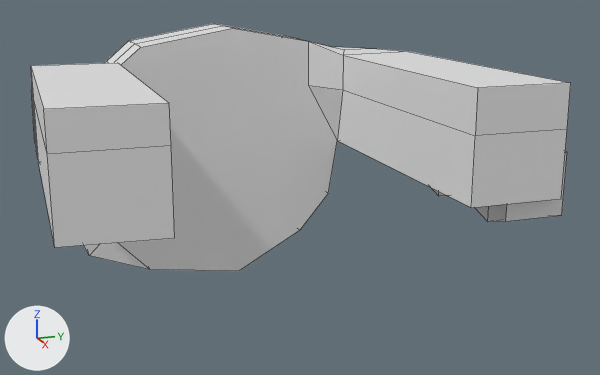
The Blender file external/blender/helicopter1.blend, before and after one commit.
One viewpoint serves both versions: a 50 mm lens placed at (-12.24, -0.5, 0.07), pointed at (-13.77, 0.03, -0.35). Arrows for +X, +Y and +Z are at lower left; the lights stay in place. Mesh edges are drawn as thin lines.

Before the edit, the objects in view are built like this:
```python
me_cube_048 = bpy.data.meshes.new('Cube.048')
me_cube_048.from_pydata(...)  # 24 vertices, 20 faces; spans x -1.727..-1.403, y 0.493..0.617, z -0.058..0.084
me_cube_054 = bpy.data.meshes.new('Cube.054')
me_cube_054.from_pydata(...)  # 195 vertices, 179 faces; spans x -12.295..-11.379, y -0.456..0.456, z -0.655..-0.055
ob_cube_040 = bpy.data.objects.new('Cube.040', me_cube_054)
ob_cube_040.location = (-2.122, 0.0, 0.0)
ob_cube_041 = bpy.data.objects.new('Cube.041', me_cube_048)
ob_cube_041.location = (-12.127, -0.135, -0.342)
```
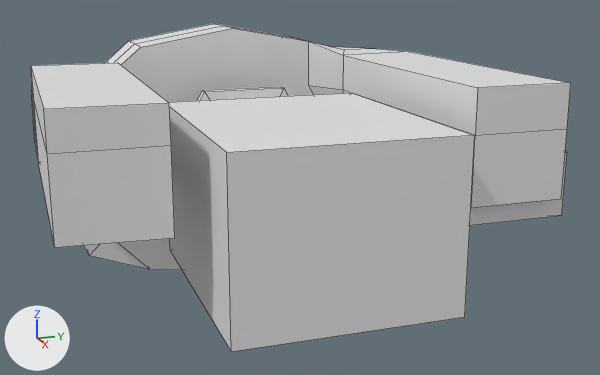
Commit message: helicopter model work - engine

Location of each change, (x1, y1, x2, y2) in pixels of the pictures (600 x 375 px):
'Cube.042', added: after (169, 93, 475, 352)
'Cube.041', mesh rescaled: before (432, 152, 567, 222); after (470, 152, 567, 225)
'Cylinder.046', added: after (197, 87, 288, 101)

Edits to the bpy script that builds the scene:
```text
Change me_cube_048:
    where me_cube_048.from_pydata(...)  # 24 vertices, 20 faces; spans x -1.727..-1.403, y 0.493..0.617, z -0.058..0.084
    used by ob_cube_041; location = (-12.127, -0.135, -0.342)
    me_cube_048 part 1: the whole mesh is scaled about its middle by (1, 3.88, 1), then moved by (0.0, -0.179, 0.0)
Add me_cube_049:
    me_cube_049.from_pydata([(-1.903, -0.108, -0.162), (-1.903, -0.108, 0.054), (-1.903, 0.108, -0.162), (-1.903, 0.108, 0.054), (-1.796, -0.207, -0.162), (-1.796, -0.207, 0.157), (-1.796, 0.207, -0.162), (-1.796, 0.207, 0.157), (-1.28, -0.207, -0.162), (-1.28, -0.207, 0.157), (-1.28, 0.207, -0.162), (-1.28, 0.207, 0.157)], [], [(0, 1, 3, 2), (2, 3, 7, 6), (7, 5, 9, 11), (4, 5, 1, 0), (2, 6, 4, 0), (7, 3, 1, 5), (10, 11, 9, 8), (6, 7, 11, 10), (5, 4, 8, 9), (4, 6, 10, 8)])
Add me_cylinder_070:
    me_cylinder_070.from_pydata(...)  # 36 vertices, 32 faces; spans x -1.987..-1.903, y -0.185..0.185, z -0.165..0.156
Add ob_cube_042:
    ob_cube_042 = bpy.data.objects.new('Cube.042', me_cube_049)
    ob_cube_042.location = (-12.127, 0.0, -0.342)
Add ob_cylinder_046:
    ob_cylinder_046 = bpy.data.objects.new('Cylinder.046', me_cylinder_070)
    ob_cylinder_046.location = (-12.127, 0.0, -0.342)
```
